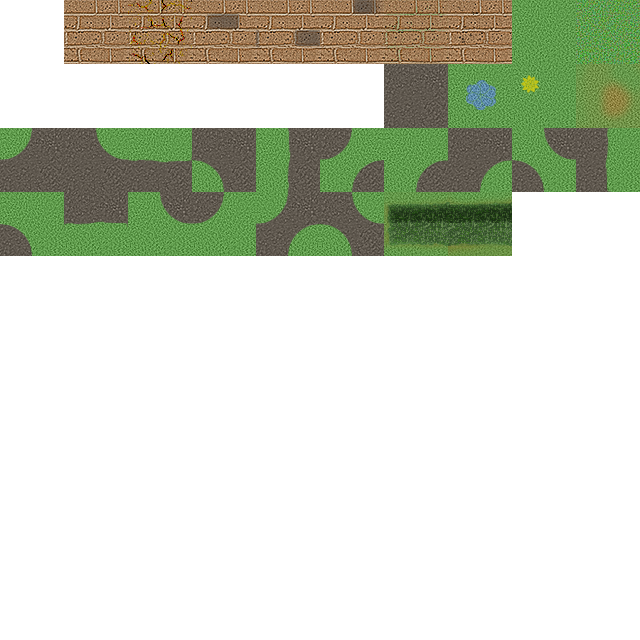
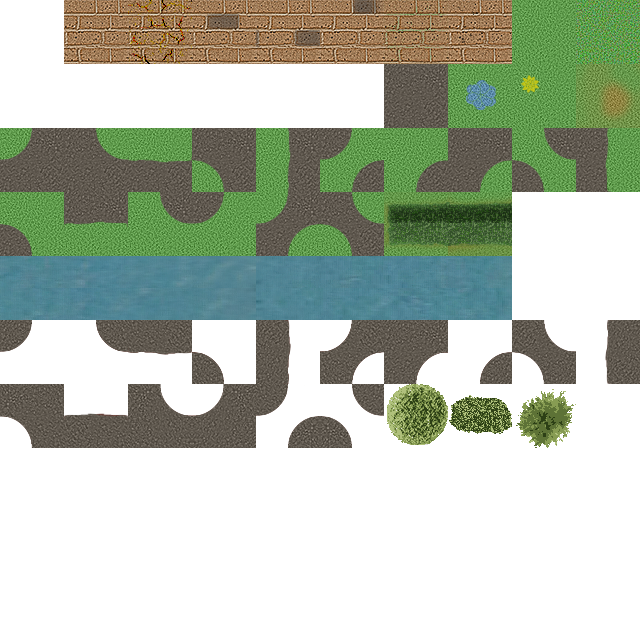
Layer changes from the first 640x640 image to the second:
added layer "Layer 23" above "Layer 22" over [0, 320, 640, 448]
added layer "Layer 22" above "Layer 21" over [0, 256, 512, 320]
